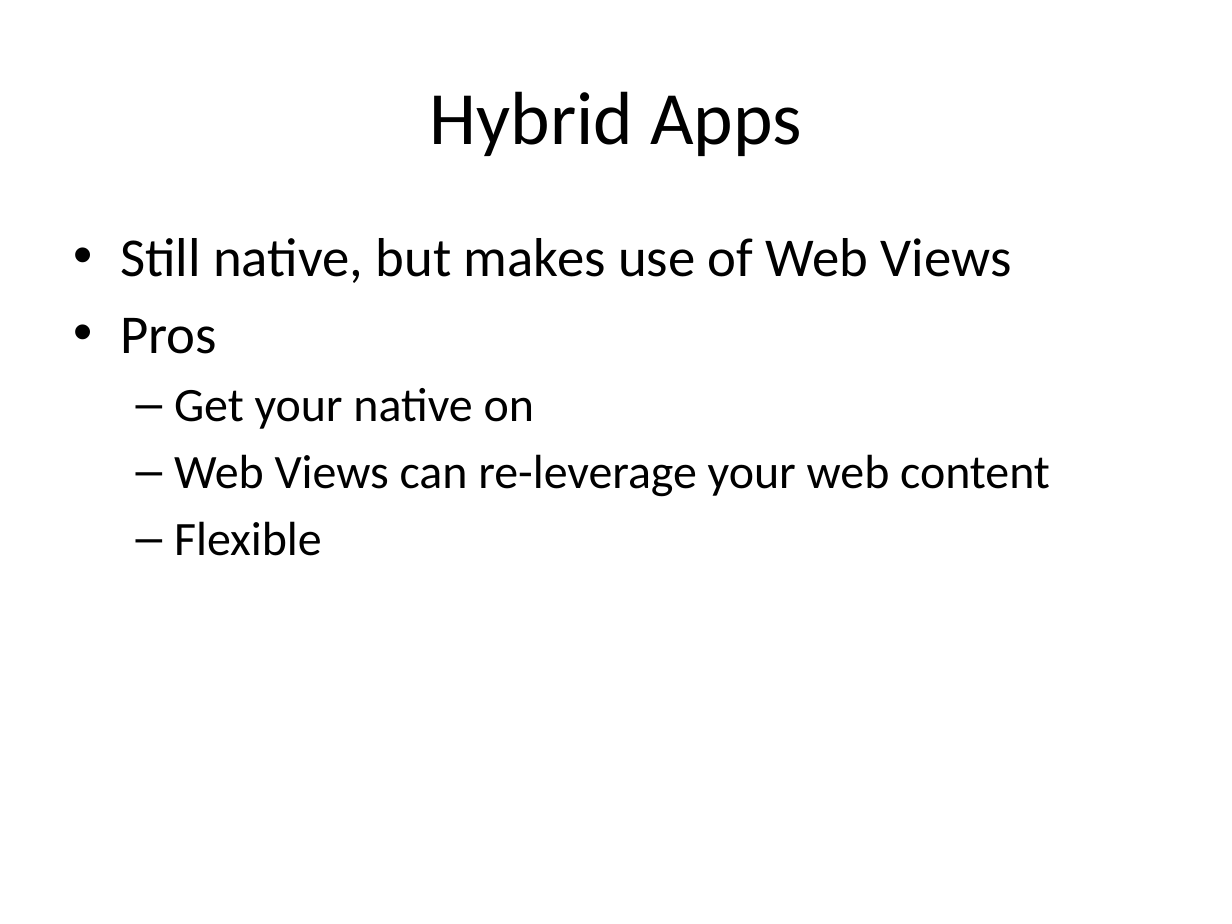
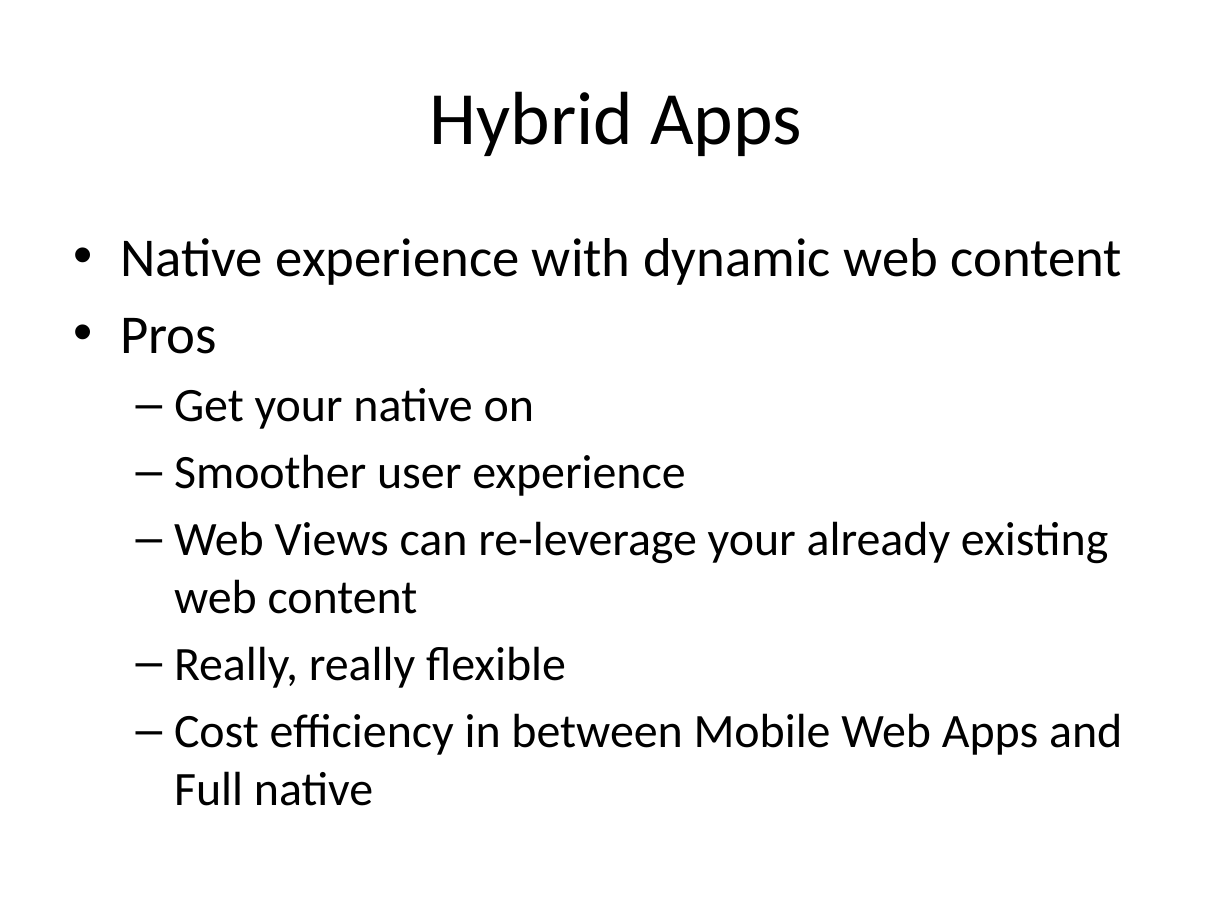
Before and after one commit to dayelostraco/SuperHappyDevDay, a slide deck: slide 44 of SHDD Mobile Presentation.pptx (slide 40 before the commit). Drawn at 1232x924 pixels with LibreOffice and Linux fonts; fonts in the diff are those of the drawing. Boxes give left, top, right and bottom in pixels: in the first picture for what was removed or moved away, otherwise in the second. Text is boxed around its words. In the diff, an @@ line names an element or a change of style, - is before the commit and + after.

Commit message:
updated presentation with cons for Hybrid apps

```diff
--- a/SHDD Mobile Presentation.pptx
+++ b/SHDD Mobile Presentation.pptx
@@ text at (120, 238, 1121, 285): text changed @@
-• Still native, but makes use of Web Views
+• Native experience with dynamic web content
@@ text at (174, 454, 1122, 806): text changed @@
-  – Web Views can re-leverage your web content
-  – Flexible
+  – Smoother user experience
+  – Web Views can re-leverage your already existing web content
+  – Really, really flexible
+  – Cost efficiency in between Mobile Web Apps and Full native
```
Also in this commit, not shown: 19 other slides changed, 7 slides added, 1 slide removed.
